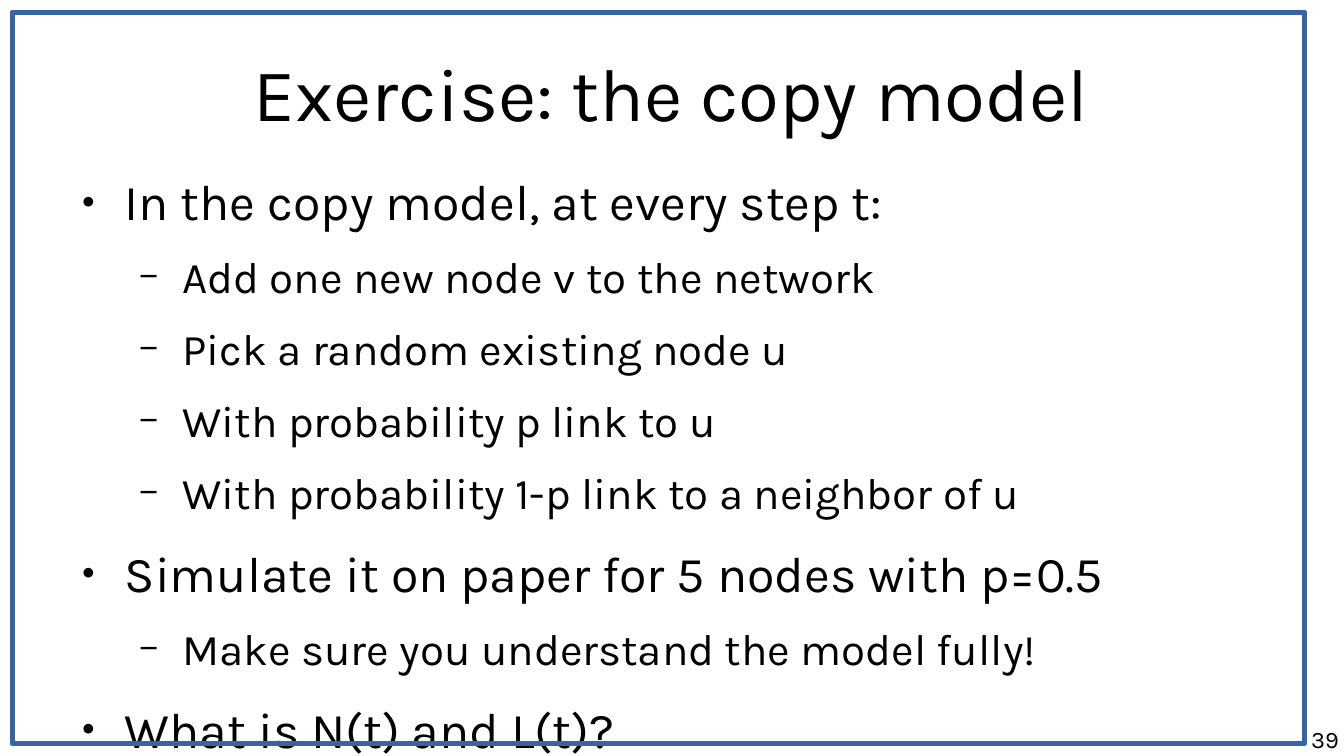
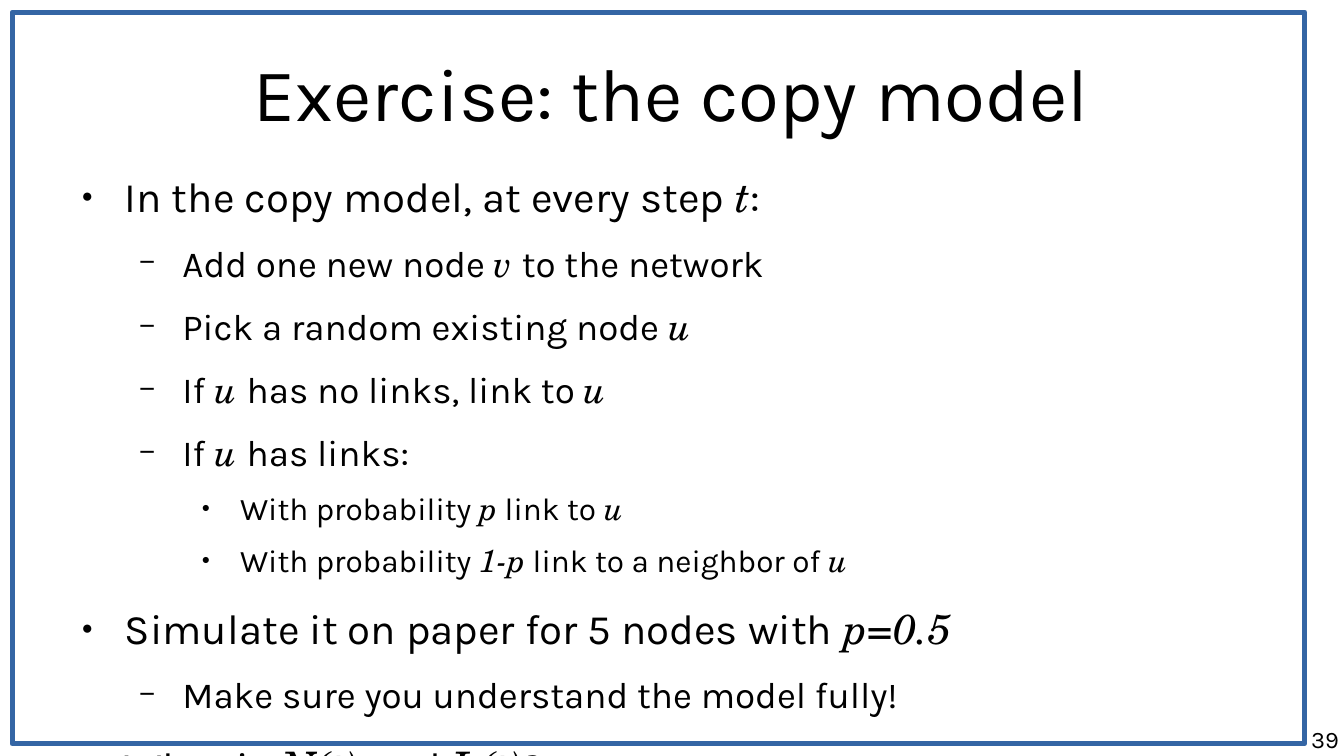
Before and after one commit to chatox/networks-science-course, a slide deck: slide 39 of theory/tt05_preferential_attachment.odp. Drawn at 1344x756 pixels with LibreOffice and Linux fonts; fonts in the diff are those of the drawing. Boxes give left, top, right and bottom in pixels: in the first picture for what was removed or moved away, otherwise in the second. Text is boxed around its words. In the diff, an @@ line names an element or a change of style, - is before the commit and + after.

```diff
--- a/theory/tt05_preferential_attachment.odp
+++ b/theory/tt05_preferential_attachment.odp
@@ text at bbox=[125, 183, 951, 717]: size 29.6 to 24.8 pt in "In the copy model, at every step ...", "Simulate it on paper for 5 nodes ...", "What is N(t) and L(t)?"; font Karla to TeX Gyre Schola, italic on in "t:", "v", "u", "p u" and 3 more places; size 25.9 to 21.7 pt in "Add one new node v to the ...", "Pick a random existing node u", "Make sure you understand the model fully!"; size 25.9 to 18.6 pt in "With probability p link to u", "With probability 1-p link to a neighbor ..."; bullet − to ●; list level 2 to 3 in "With probability p link to ..."; list level 2 to 3 in "With probability 1-p link to ..." @@
@@ text at bbox=[182, 377, 606, 467]: paragraphs added @@
+  − If u has no links, link to u
+  − If u has links:
```
Also in this commit, not shown: 19 other slides changed, 1 other file.
